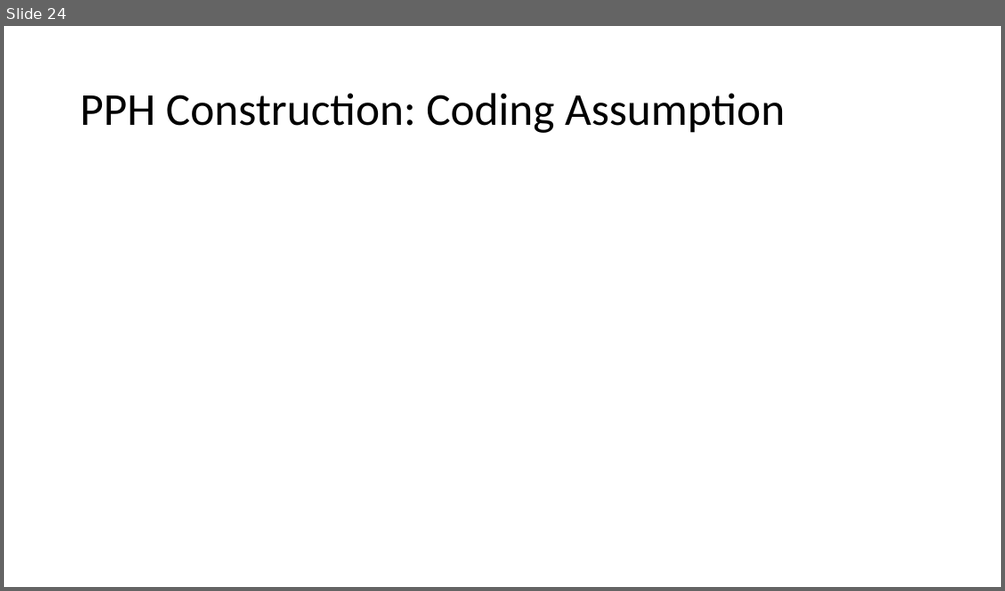
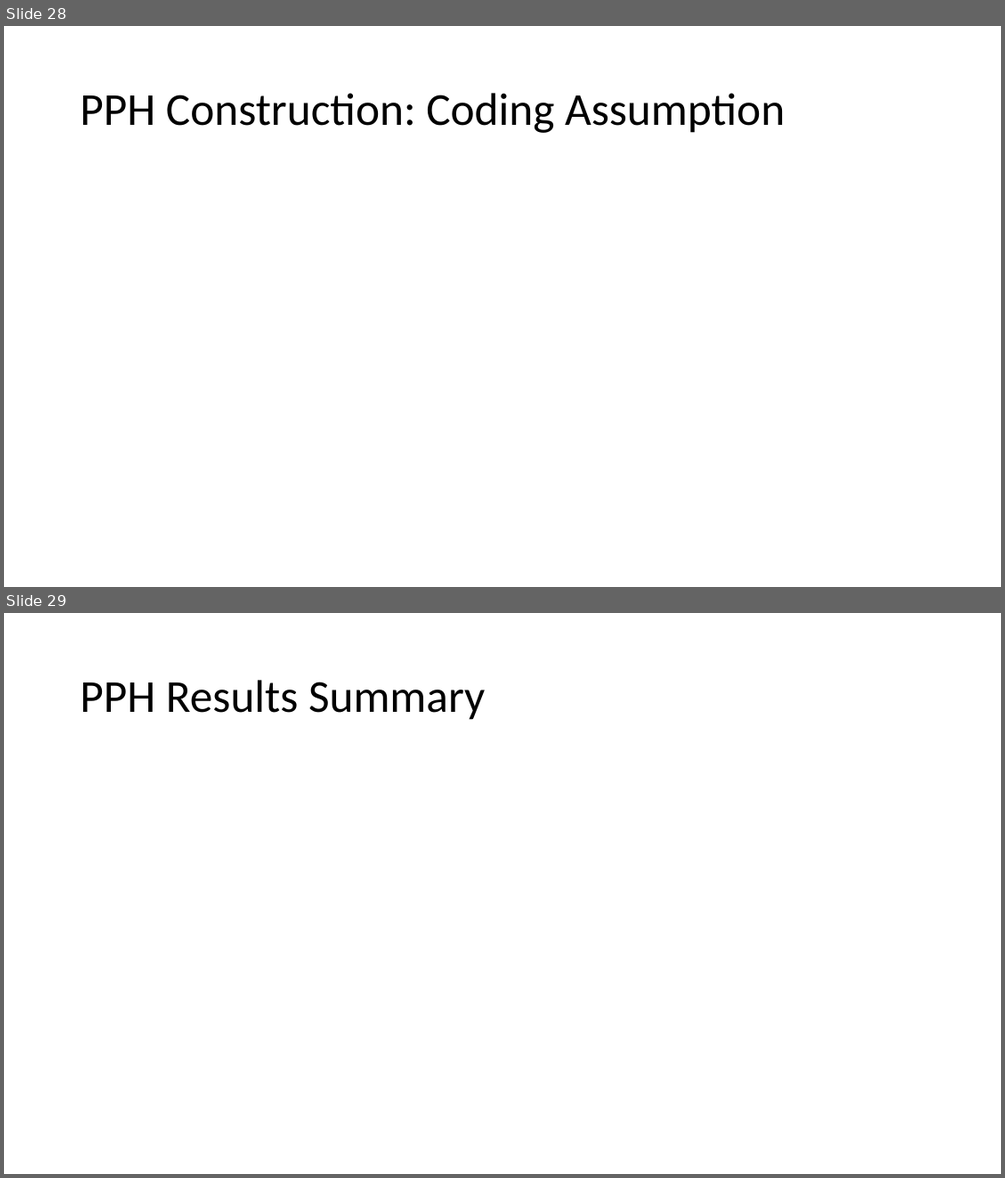
Before and after one commit to riolavigne/thesis, a slide deck: presentation/defense.pptx. Shown one above the other, each under a label of ours: slide 24 before the commit, slides 28 and 29 after it. The pictures are 1005x591 and 1005x1178 pixels, drawn with LibreOffice and Linux fonts; fonts in the diff are those of the drawing. Boxes give left, top, right and bottom in pixels: in the first picture for what was removed or moved away, otherwise in the second. Text is boxed around its words. In the diff, an @@ line names an element or a change of style, - is before the commit and + after.

```diff
--- a/presentation/defense.pptx
+++ b/presentation/defense.pptx
@@ slide 29 added at [4, 613, 1001, 1174], background #FFFFFF @@
@@ title added at [80, 680, 485, 720], 44 pt, text #000000 @@
+PPH Results Summary
@@ what was slide 24 is now slide 28 @@
```
Also in this commit, not shown: 11 slides changed, 11 other slides added, 5 other files.
